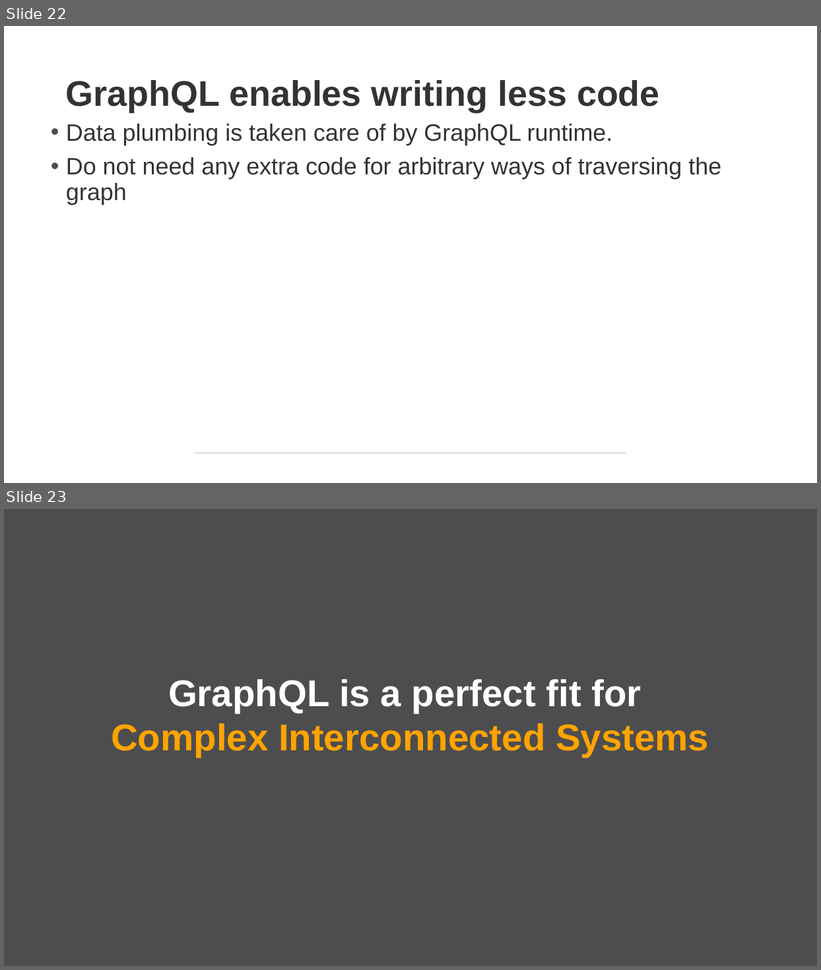
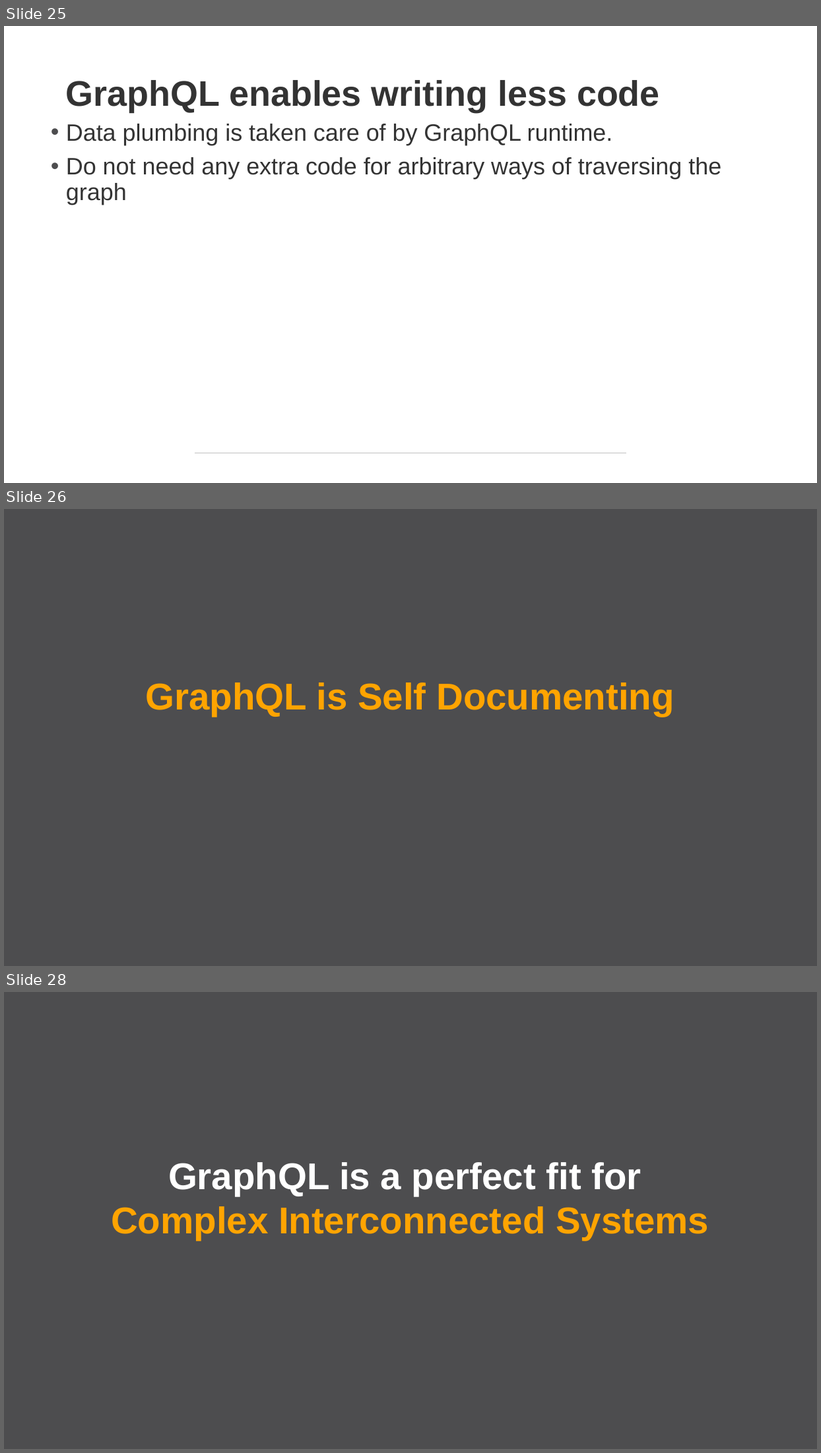
Before and after one commit to NPDSoftwareDev/graphql-presentation, a slide deck: graphql Introduction.pptx. Shown one above the other, each under a label of ours: slides 22 and 23 before the commit, slides 25, 26 and 28 after it; the slides between them are not shown. The pictures are 821x970 and 821x1453 pixels, drawn with LibreOffice and Linux fonts; fonts in the diff are those of the drawing. Boxes give left, top, right and bottom in pixels: in the first picture for what was removed or moved away, otherwise in the second. Text is boxed around its words. In the diff, an @@ line names an element or a change of style, - is before the commit and + after.

```diff
--- a/graphql Introduction.pptx
+++ b/graphql Introduction.pptx
@@ slide 26 added at (4,509,817,966), background #4D4D4F @@
@@ text added at (146,683,674,716), 44 pt, text #FFA400, bold @@
+GraphQL is Self Documenting
@@ what was slide 22 is now slide 25 @@
@@ what was slide 23 is now slide 28 @@
```
Also in this commit, not shown: 2 slides changed, 5 other slides added, 3 other files.
